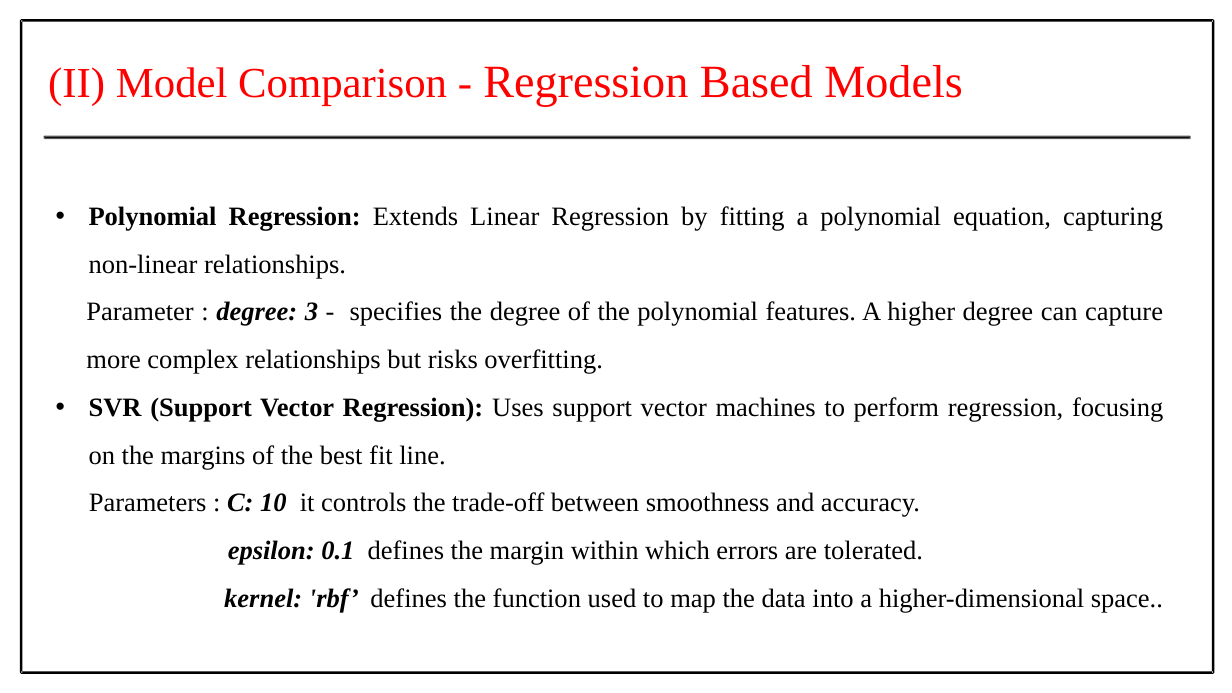
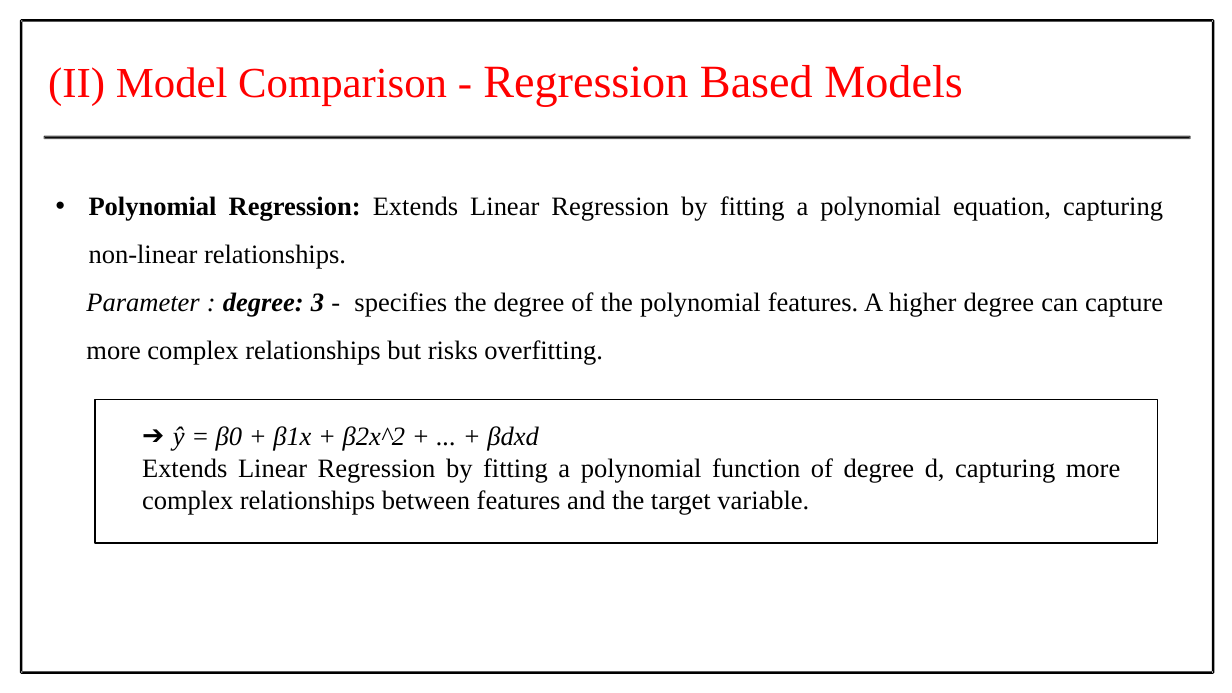
Before and after one commit to Prithiv-vijai/5g_MEC, a slide deck: slide 29 of Batch_4 IT-G2 review 1.pptx (slide 24 before the commit). Drawn at 1232x693 pixels with LibreOffice and Linux fonts; fonts in the diff are those of the drawing. Boxes give left, top, right and bottom in pixels: in the first picture for what was removed or moved away, otherwise in the second. Text is boxed around its words. In the diff, an @@ line names an element or a change of style, - is before the commit and + after.

```diff
--- a/Batch_4 IT-G2 review 1.pptx
+++ b/Batch_4 IT-G2 review 1.pptx
@@ text "Polynomial Regression: Extends Linear Regression ...": place and size @@
-text "Polynomial Regression: Extends Linear Regression ..." at [86,206,1163,613]
+text "Polynomial Regression: Extends Linear Regression ..." at [86,196,1163,364]
@@ text at [86,292,1163,364]: italic on in "Parameter :" @@
@@ text at [89,397,1163,613]: paragraphs removed @@
-  • SVR (Support Vector Regression): Uses support vector machines to perform regression, focusing on the margins of the best fit line.
-  Parameters : C: 10 it controls the trade-off between smoothness and accuracy.
-  epsilon: 0.1 defines the margin within which errors are tolerated.
-  kernel: 'rbf’ defines the function used to map the data into a higher-dimensional space..
@@ rectangle added at [95,400,1157,543], outline #000000 2 pt @@
@@ text added at [142,426,1120,515], 31 pt, text #000000 @@
+  ➔ ŷ = β0 + β1x + β2x^2 + ... + βdxd
+  Extends Linear Regression by fitting a polynomial function of degree d, capturing more complex relationships between features and the target variable.
```
Also in this commit, not shown: 8 other slides changed, 14 slides added.
